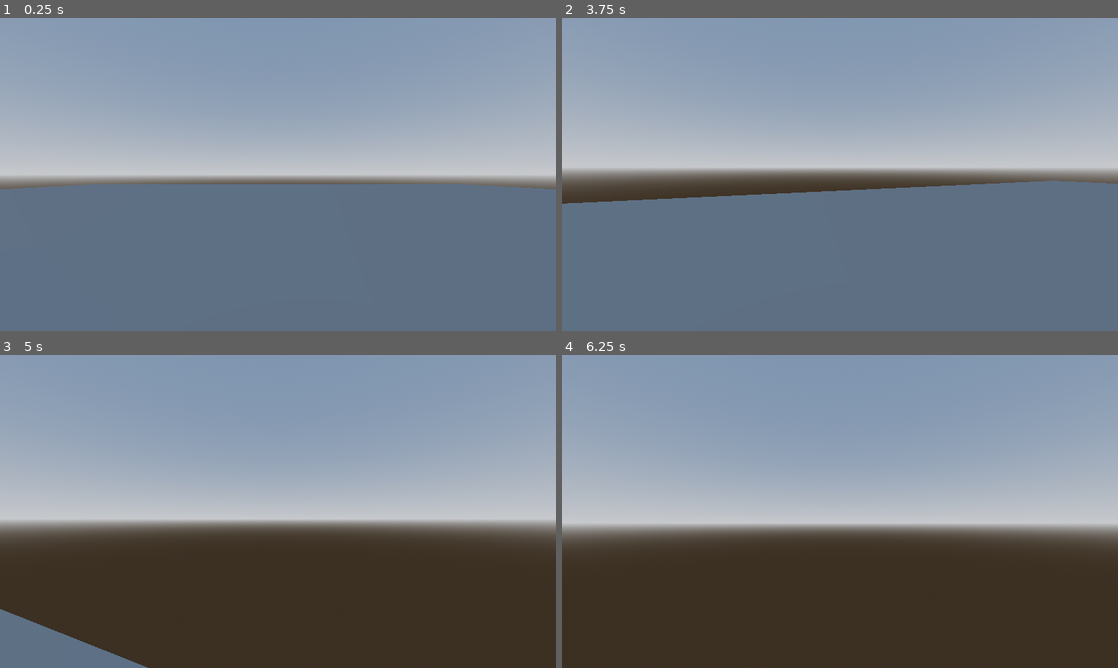
Above: before the commit, frames 1-4 (two rows, left to right).
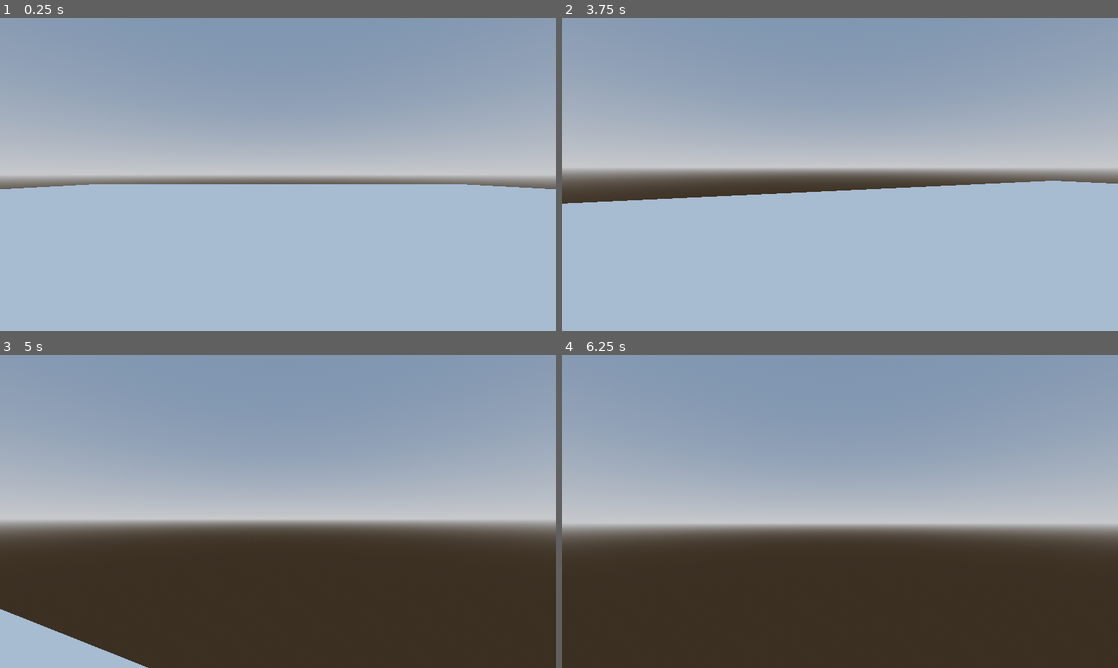
Above: after the commit, the same moments.

Repository: Cody-Mills/Biopunk
Game: Godot game, scene res://scenes/levels/test_level.tscn
Same seed, same stepped clock (60 frames per second), same inputs: the game is played once before the commit and once after it.
Inputs (mouse positions are in pixels of both pictures, inside the frame that each line leads up to):
- Up to frame 1 (0.25 s): no input
- Up to frame 2 (3.75 s): tap Enter (ui_accept) at 0.5, 0.6, 0.77, 1.07, 1.35, 1.52, 1.82, 2.1, 2.75, 2.85, 3.02, 3.32, 3.6 s; move the mouse to (867, 174) at 0.52 s; hold Up (ui_up) from 0.53 s (still down); move the mouse to (812, 174) at 1.27 s; move the mouse to (851, 168) at 2.02 s; move the mouse to (834, 180) at 2.77 s; move the mouse to (878, 177) at 3.52 s
- Up to frame 3 (5 s): keep holding Up (ui_up); tap Enter (ui_accept) at 3.77, 4.07, 4.35, 4.52, 4.82 s; move the mouse to (233, 508) at 4.27 s
- Up to frame 4 (6.25 s): move the mouse to (845, 511) at 5.02 s; tap Enter (ui_accept) at 5.1, 5.75, 5.85, 6.02 s; move the mouse to (817, 505) at 5.77 s; release Up (ui_up) at 5.78 s; hold Right (ui_right) from 5.78 s (still down)

The runs differ from the first frame. In frame 1, 47% of the frame differs, in the area x 0-100%, y 53-100%; in frame 2, 45%; in frame 3, 2.5%; in frame 4, nothing differs.

Commit message:
Working on wall jumping

Diff:
--- a/scenes/levels/test_level.tscn
+++ b/scenes/levels/test_level.tscn
@@ -15,11 +15,22 @@
 tonemap_mode = 2
 glow_enabled = true
 
+[sub_resource type="StandardMaterial3D" id="StandardMaterial3D_eyfux"]
+
 [sub_resource type="BoxMesh" id="BoxMesh_jkc5x"]
+
+[sub_resource type="StandardMaterial3D" id="StandardMaterial3D_6fvx3"]
+albedo_color = Color(1, 0, 0, 1)
 
 [sub_resource type="BoxMesh" id="BoxMesh_y7uw8"]
 
+[sub_resource type="StandardMaterial3D" id="StandardMaterial3D_rb82w"]
+albedo_color = Color(0.0471508, 1, 0.995378, 1)
+
 [sub_resource type="BoxMesh" id="BoxMesh_hu8jl"]
+
+[sub_resource type="StandardMaterial3D" id="StandardMaterial3D_5i6l7"]
+albedo_color = Color(0, 1, 0, 1)
 
 [node name="Test_Level" type="Node3D"]
 
@@ -36,6 +47,7 @@
 transform = Transform3D(1, 0, 0, 0, 1, 0, 0, 0, 1, 0, -0.00251719, 0)
 use_collision = true
 size = Vector3(37.4912, 0.001, 42.0781)
+material = SubResource("StandardMaterial3D_eyfux")
 
 [node name="Floor Boxes" type="Node3D" parent="."]
 
@@ -43,13 +55,16 @@
 transform = Transform3D(4.60278, 0, 0, 0, 1, 0, 0, 0, 9.07989, 10.3301, 0.42438, 10.3372)
 use_collision = true
 mesh = SubResource("BoxMesh_jkc5x")
+material = SubResource("StandardMaterial3D_6fvx3")
 
 [node name="CSGMesh3D2" type="CSGMesh3D" parent="Floor Boxes"]
 transform = Transform3D(6.65245, 0, 0, 0, 7.53671, 0, 0, 0, 7.6793, 1.77592, 0, 9.54459)
 use_collision = true
 mesh = SubResource("BoxMesh_y7uw8")
+material = SubResource("StandardMaterial3D_rb82w")
 
 [node name="CSGMesh3D3" type="CSGMesh3D" parent="Floor Boxes"]
 transform = Transform3D(4.89793, 0, 0, 0, 13.7959, 0, 0, 0, 7.42211, -6.85721, 0, 10.1977)
 use_collision = true
 mesh = SubResource("BoxMesh_hu8jl")
+material = SubResource("StandardMaterial3D_5i6l7")
--- a/scenes/player/player.gd
+++ b/scenes/player/player.gd
@@ -1,12 +1,17 @@
 extends CharacterBody3D
 
+#MovementSpeed
 var speed
 const SPRINT_SPEED = WALK_SPEED * 1.4
 const WALK_SPEED = 5.0
+
+#Jumping
 const JUMP_VELOCITY = 4.5
 var jump_count = 1
 var max_jumps = 1#scaleable
 var jump_available : bool = true
+#var was_on_floor : bool = true #just walked off
+
 const SENSITIVITY = 0.004
 
 @onready var head: Node3D = %Head
@@ -18,8 +23,17 @@
 const BOB_AMP = 0.08
 var t_bob = 0.0
 
-#Coyote Time
-@onready var coyote_time: Timer = %CoyoteTime
+#Player Stats
+const MELEE_KNOCKBACK = 1000
+
+#Wanted features
+#-wall jumping(different basis than normal jumping cuz instead of jumping up i wanna kick off of
+# a wall and be send the other direction
+#-Sliding
+#-Bunny Hopping
+
+#Coyote Time (DO LATER BORING ATM)
+#@onready var coyote_time: Timer = %CoyoteTime
 
 
 func _ready() -> void:
@@ -34,16 +48,19 @@
 
 
 func _physics_process(delta: float) -> void:
-	# Add the gravity.
+	# Handle jump.
 	if !is_on_floor():
 		velocity += get_gravity() * delta
-		!jump_available
-	else:
-		jump_available
+		jump_available = false
+	if is_on_floor():
+		jump_available = true
 		jump_count = max_jumps
-	# Handle jump.
+
 	if Input.is_action_just_pressed("ui_accept") and is_on_floor():
 		_jump()
+
+	if is_on_wall_only() && Input.is_action_just_pressed("ui_accept"):
+		print("wall jump")
 
 	#Sprinting
 	if Input.is_action_just_pressed("ui_sprint") && is_on_floor():
@@ -51,8 +68,8 @@
 	else:
 		speed = WALK_SPEED
 
-	# Get the input direction and handle the movement/deceleration.
-	# As good practice, you should replace UI actions with custom gameplay actions.
+
+	#Movement Inputs
 	var input_dir := Input.get_vector("ui_left", "ui_right", "ui_up", "ui_down")
 	var direction := (head.transform.basis * Vector3(input_dir.x, 0, input_dir.y)).normalized()
 	if is_on_floor():
@@ -73,11 +90,13 @@
 
 	move_and_slide()
 
+
 func _headbob(time) -> Vector3:
 	var pos  = Vector3.ZERO
 	pos.y = sin(time * BOB_FREQ) * BOB_AMP
 	pos.x = sin(time * BOB_FREQ / 2) * BOB_AMP
 	return pos
+
 
 func _jump():
 	if jump_count != 0:
--- a/scenes/player/player.tscn
+++ b/scenes/player/player.tscn
@@ -24,4 +24,4 @@
 
 [node name="CoyoteTime" type="Timer" parent="."]
 unique_name_in_owner = true
-wait_time = 0.2
+one_shot = true
Not shown: 1 places in scenes/levels/test_level.tscn that only renumber resources
